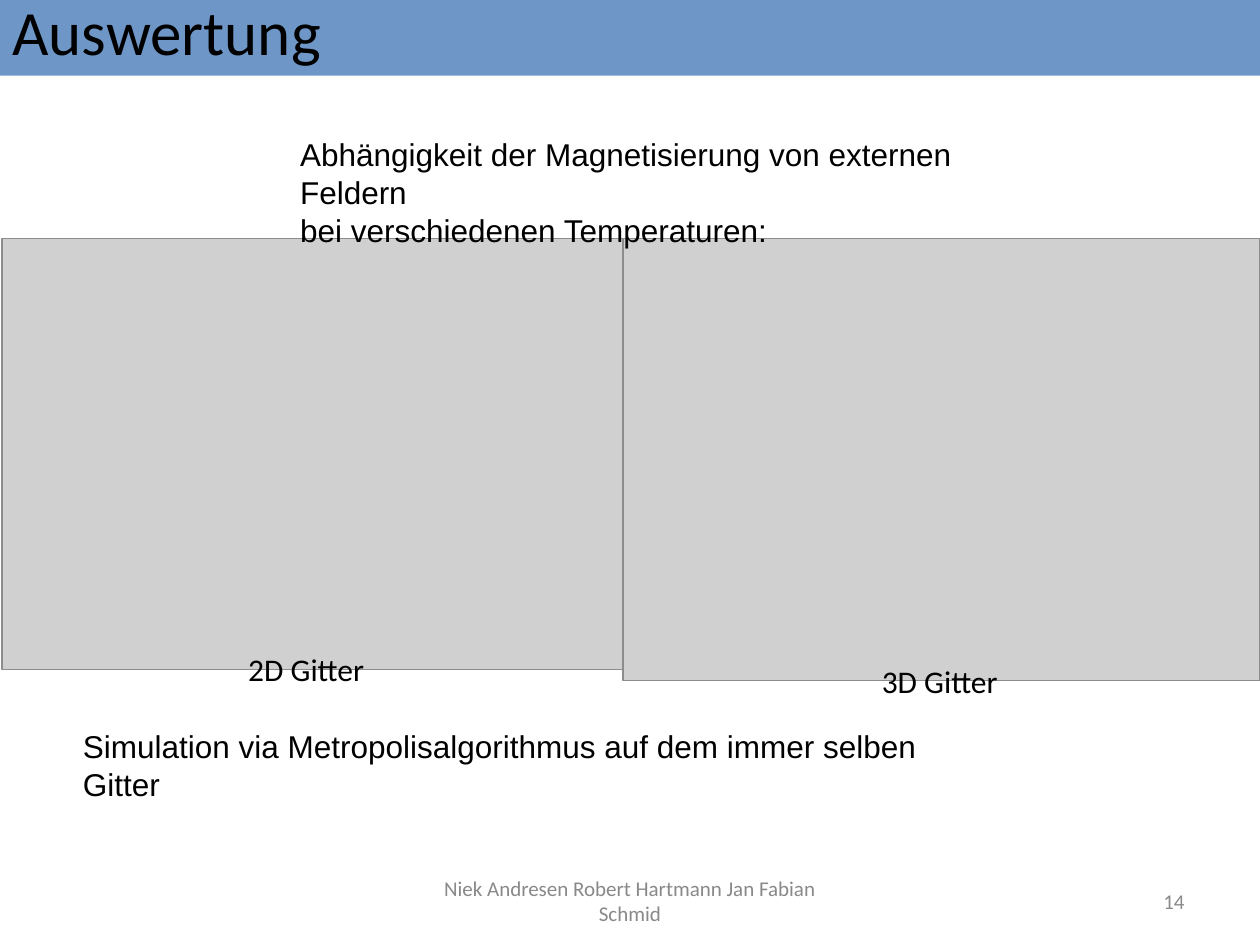
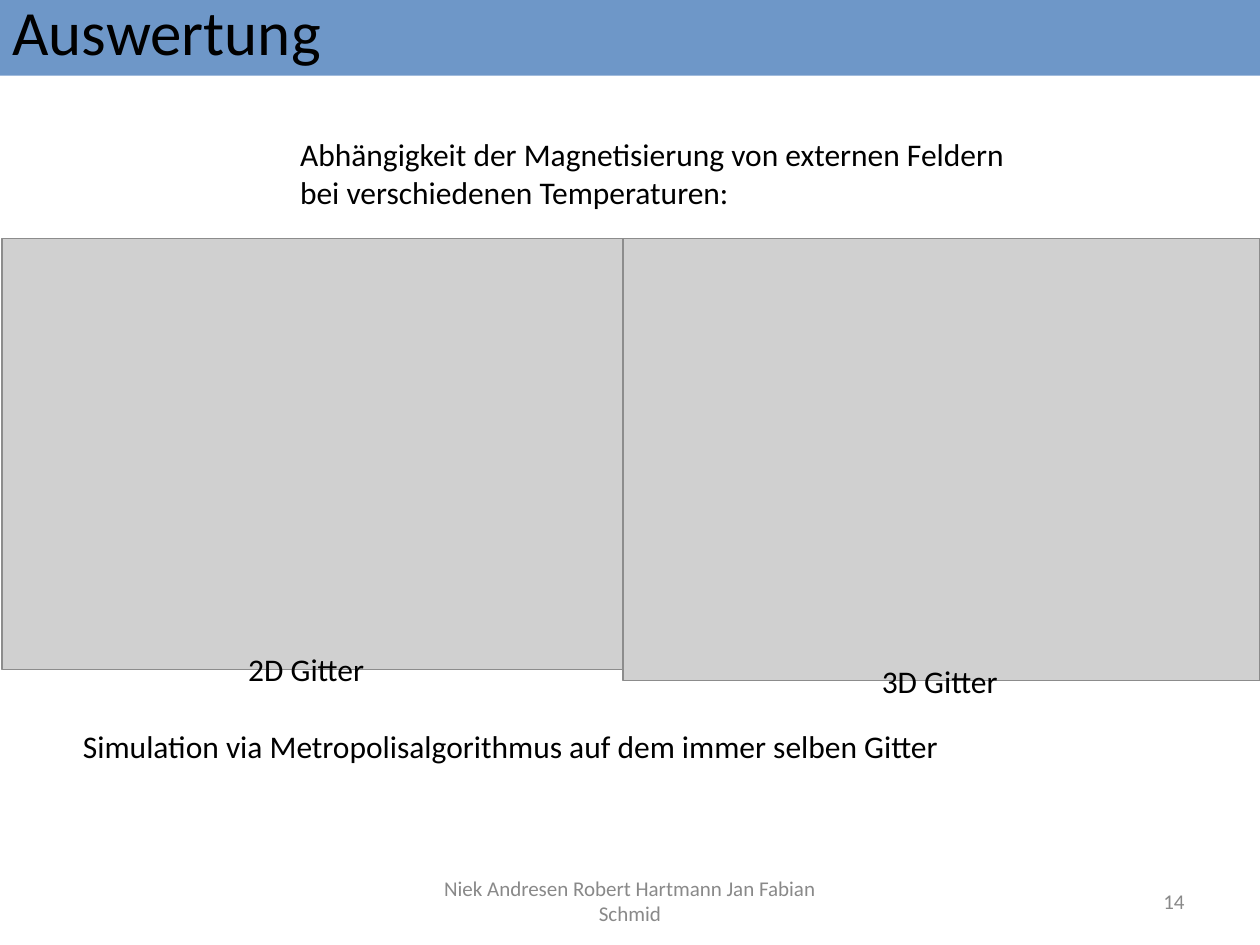
Before and after one commit to Fabse92/ising, a slide deck: slide 14 of Ausarbeitung/Phasenübergange des Ising Modells.odp. Drawn at 1260x945 pixels with LibreOffice and Linux fonts; fonts in the diff are those of the drawing; grey boxes stand for pictures. Boxes give left, top, right and bottom in pixels: in the first picture for what was removed or moved away, otherwise in the second. Text is boxed around its words. In the diff, an @@ line names an element or a change of style, - is before the commit and + after.

```diff
--- a/Ausarbeitung/Phasenübergange des Ising Modells.odp
+++ b/Ausarbeitung/Phasenübergange des Ising Modells.odp
@@ text "Abhängigkeit der Magnetisierung von externen ..." at box(300, 144, 1004, 209): font Arial to Calibri @@
@@ text "Simulation via Metropolisalgorithmus auf dem ..." at box(83, 736, 937, 764): font Arial to Calibri @@
```
Also in this commit, not shown: 13 other slides changed, 2 other files.
